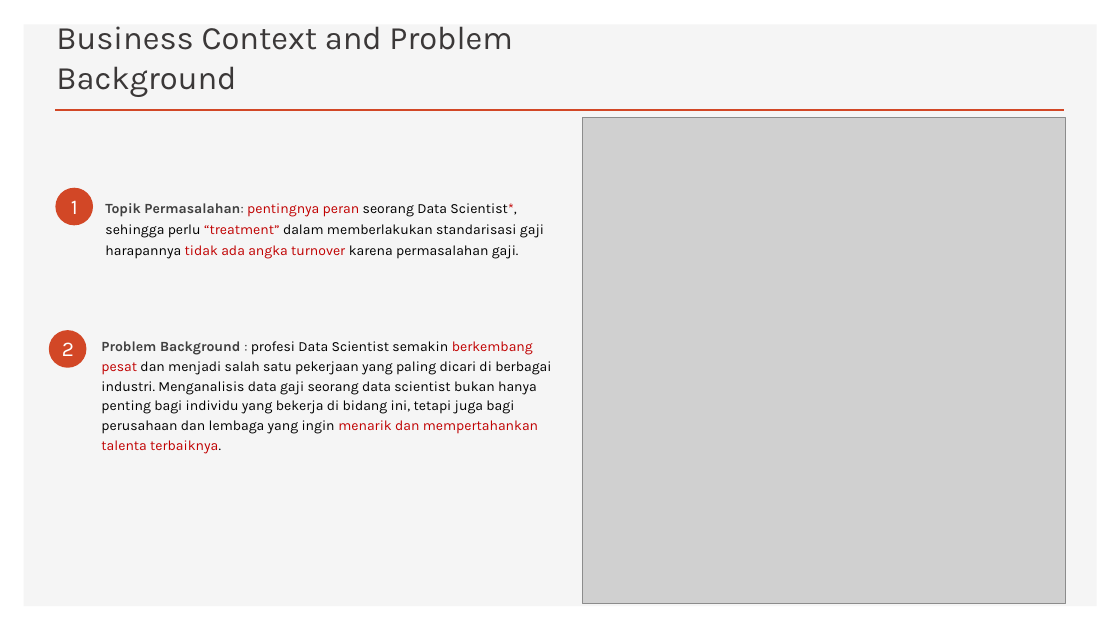
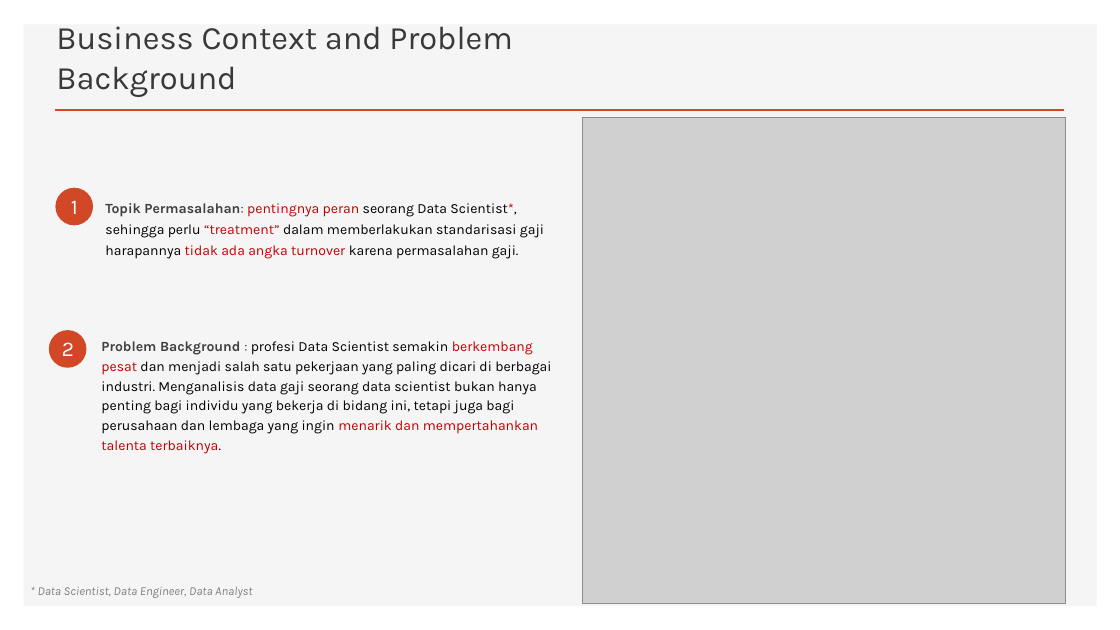
Before and after one commit to CODA-Assignment-Bay/p1-coda001-rmt-m2-lusitaniarc, a slide deck: slide 2 of P1M2_lusitania.pptx. Drawn at 1120x630 pixels with LibreOffice and Linux fonts; fonts in the diff are those of the drawing; grey boxes stand for pictures. Boxes give left, top, right and bottom in pixels: in the first picture for what was removed or moved away, otherwise in the second. Text is boxed around its words. In the diff, an @@ line names an element or a change of style, - is before the commit and + after.

```diff
--- a/P1M2_lusitania.pptx
+++ b/P1M2_lusitania.pptx
@@ text added at [38,587,252,598], 10.5 pt, text #808080, italic @@
+* Data Scientist, Data Engineer, Data Analyst
```
Also in this commit, not shown: 2 other slides changed, 2 other files.
